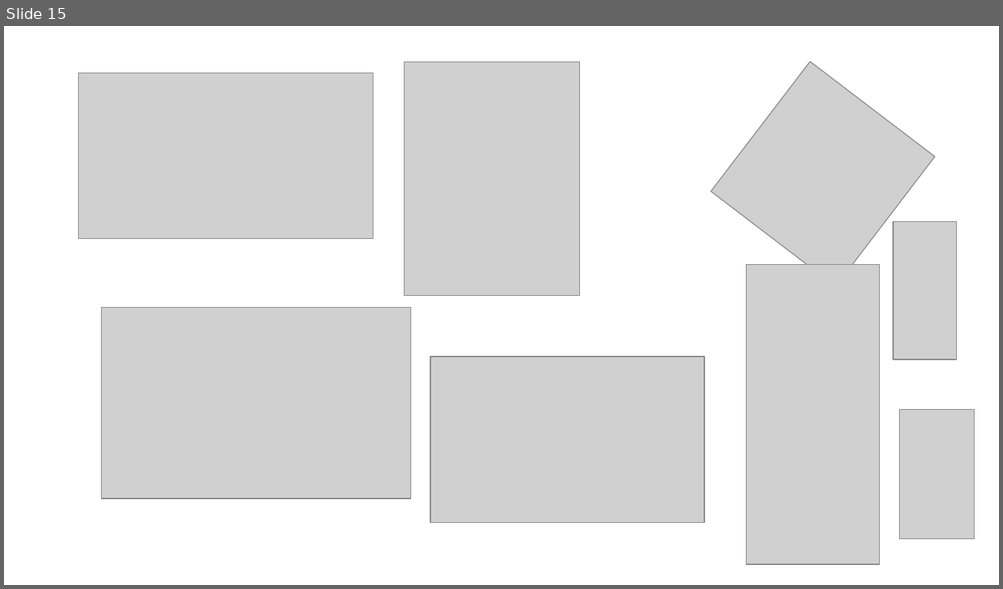
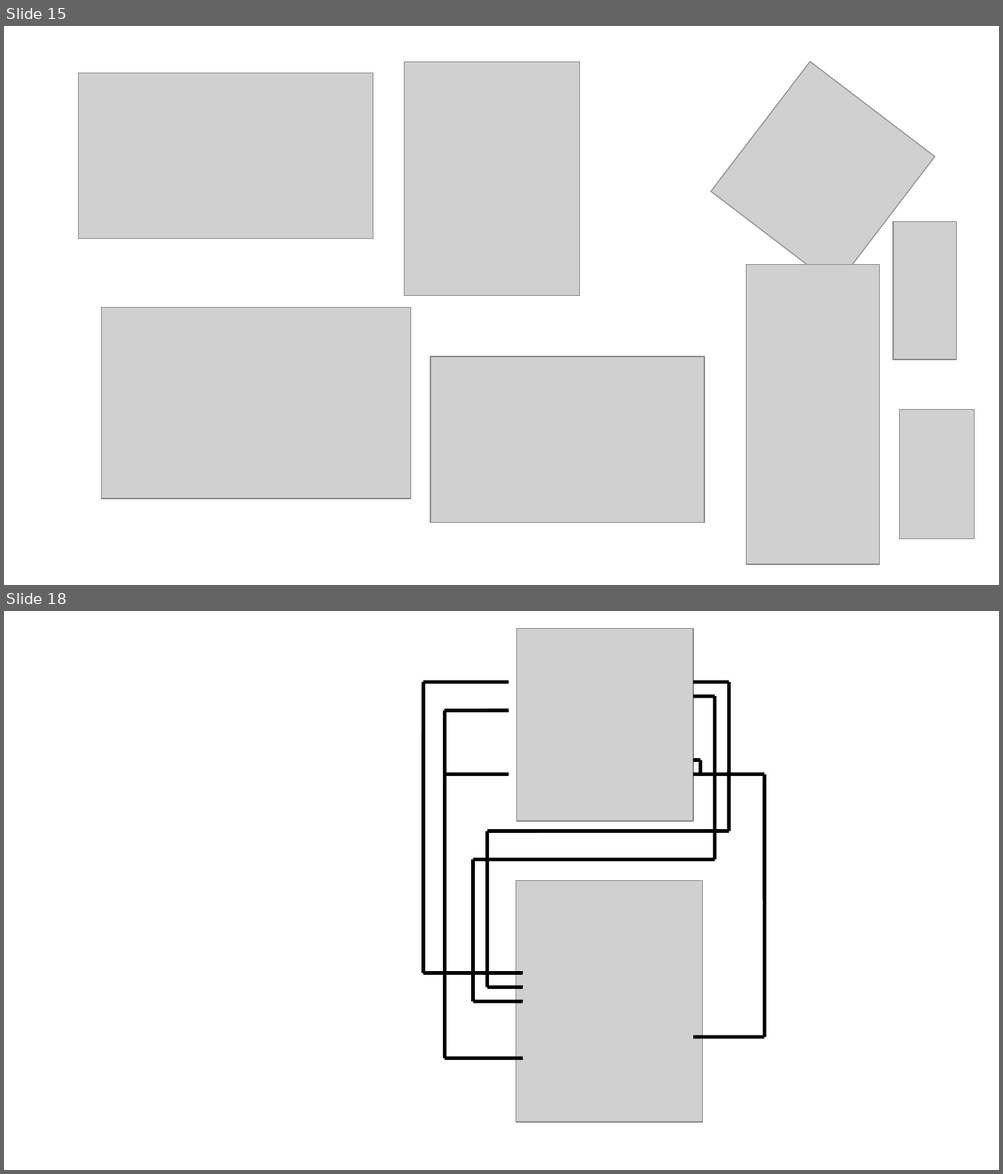
Before and after one commit to Noschvie/shrdzm, a slide deck: hardware/Wiring.odp. Shown one above the other, each under a label of ours: slide 15 before the commit, slides 15 and 18 after it; the slides between them are not shown. The pictures are 1003x589 and 1003x1174 pixels, drawn with LibreOffice and Linux fonts; fonts in the diff are those of the drawing; grey boxes stand for pictures. Boxes give left, top, right and bottom in pixels: in the first picture for what was removed or moved away, otherwise in the second. Text is boxed around its words. In the diff, an @@ line names an element or a change of style, - is before the commit and + after.

```diff
--- a/hardware/Wiring.odp
+++ b/hardware/Wiring.odp
@@ slide 18 added at (4, 611, 999, 1170), background #FFFFFF @@
@@ picture added at (517, 628, 694, 821) @@
@@ line added from (424, 974) to (424, 682), #000000 2.83 pt @@
@@ line added from (509, 682) to (424, 682), #000000 2.83 pt @@
@@ line added from (728, 682) to (694, 682), #000000 2.83 pt @@
@@ line added from (694, 696) to (714, 696), #000000 2.83 pt @@
@@ line added from (714, 860) to (714, 696), #000000 2.83 pt @@
@@ line added from (728, 832) to (728, 682), #000000 2.83 pt @@
@@ line added from (444, 710) to (444, 1059), #000000 2.83 pt @@
@@ line added from (509, 710) to (444, 710), #000000 2.83 pt @@
@@ line added from (701, 760) to (694, 760), #000000 2.83 pt @@
@@ line added from (701, 760) to (701, 775), #000000 2.83 pt @@
@@ line added from (509, 775) to (444, 775), #000000 2.83 pt @@
@@ line added from (765, 775) to (694, 775), #000000 2.83 pt @@
@@ line added from (765, 775) to (765, 1037), #000000 2.83 pt @@
@@ line added from (728, 832) to (486, 832), #000000 2.83 pt @@
@@ line added from (486, 988) to (486, 832), #000000 2.83 pt @@
@@ line added from (473, 1002) to (473, 860), #000000 2.83 pt @@
@@ line added from (714, 860) to (473, 860), #000000 2.83 pt @@
@@ picture added at (516, 881, 703, 1123) @@
@@ line added from (424, 974) to (523, 974), #000000 2.83 pt @@
@@ line added from (486, 988) to (523, 988), #000000 2.83 pt @@
@@ line added from (473, 1002) to (523, 1002), #000000 2.83 pt @@
@@ line added from (694, 1037) to (765, 1037), #000000 2.83 pt @@
@@ line added from (523, 1059) to (444, 1059), #000000 2.83 pt @@
```
Also in this commit, not shown: 1 slide changed, 5 other slides added, 3 slides removed.
